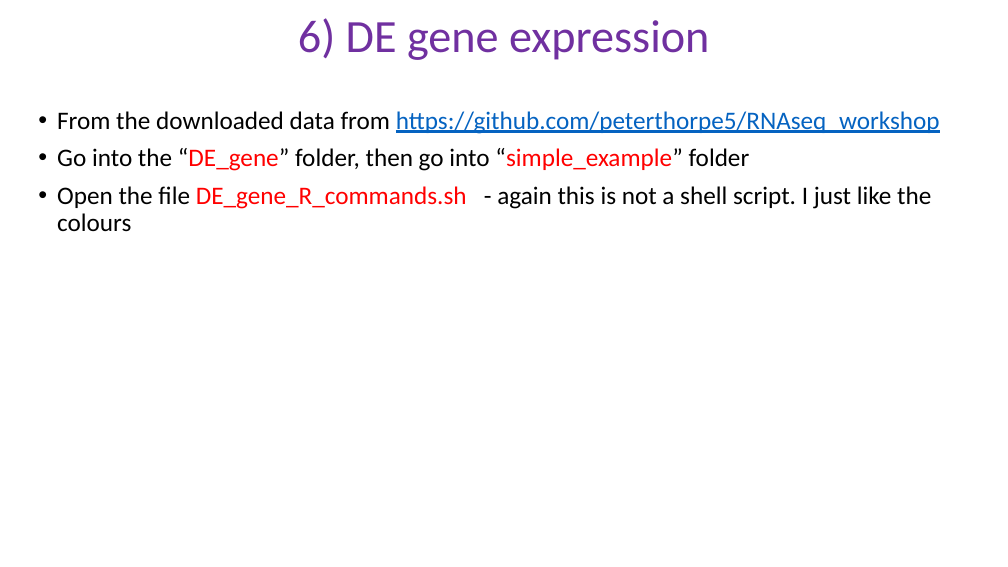
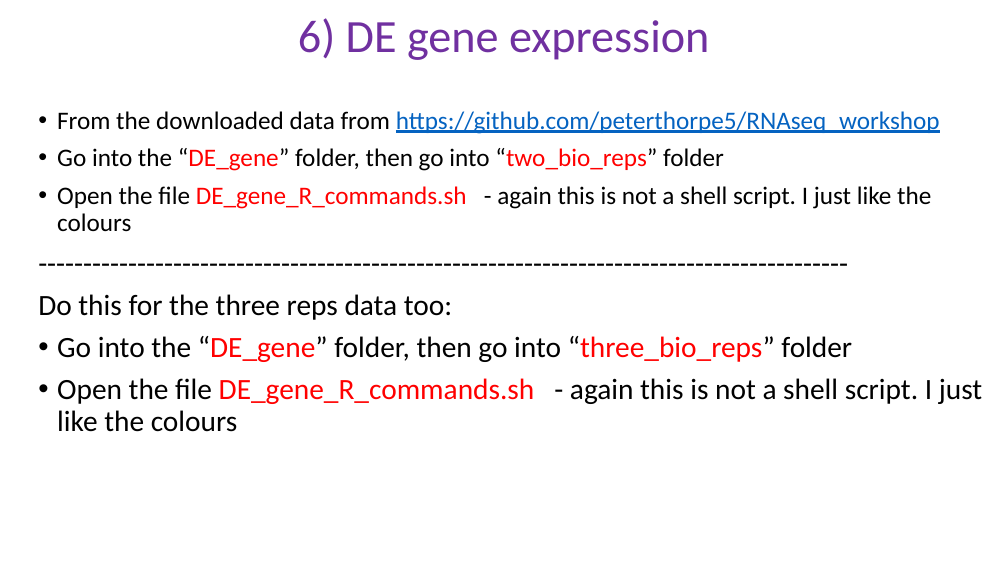
Before and after one commit to schlogl2017/RNAseq_workshop, a slide deck: slide 20 of powerpoint/6_RNAseq_DE.pptx. Drawn at 1008x567 pixels with LibreOffice and Linux fonts; fonts in the diff are those of the drawing. Boxes give left, top, right and bottom in pixels: in the first picture for what was removed or moved away, otherwise in the second. Text is boxed around its words. In the diff, an @@ line names an element or a change of style, - is before the commit and + after.

```diff
--- a/powerpoint/6_RNAseq_DE.pptx
+++ b/powerpoint/6_RNAseq_DE.pptx
@@ text at (57, 148, 724, 171): text changed @@
-• Go into the “DE_gene” folder, then go into “simple_example” folder
+• Go into the “DE_gene” folder, then go into “two_bio_reps” folder
@@ text at (38, 294, 982, 432): paragraphs added @@
+------------------------------------------------------------------------------------------
+Do this for the three reps data too:
+• Go into the “DE_gene” folder, then go into “three_bio_reps” folder
+• Open the file DE_gene_R_commands.sh - again this is not a shell script. I just like the colours
```
Also in this commit, not shown: 12 other slides changed, 1 slide added, 1 slide removed, 22 other files.
